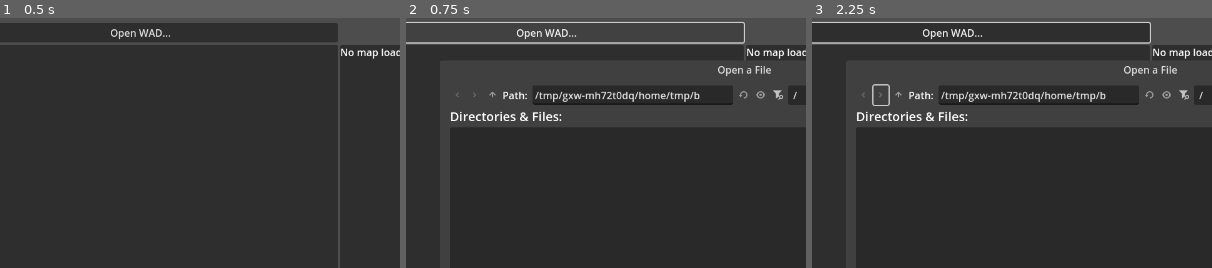
Above: before the commit, frames 1-3 (left to right).
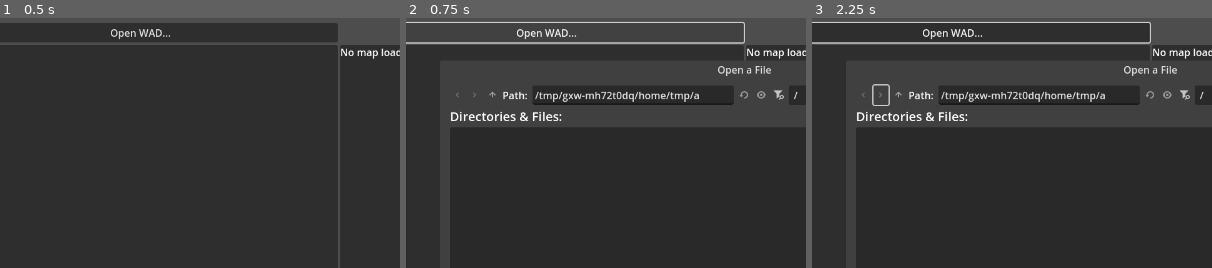
Above: after the commit, the same moments.

Repository: TehRealSalt/sentinel-smith
Game: Godot game, scene res://wad_viewer.tscn
Two runs of this game, one before a commit and one after it. Both use one fixed random seed, a clock stepped at 60 frames per second and the inputs below.
Inputs (mouse positions are % of the whole screen's width and height, from its top left):
- Up to frame 1 (0.5 s): no input
- Up to frame 2 (0.75 s): click "Open WAD..." at 0.5 s
- Up to frame 3 (2.25 s): click (36, 79) at 1.27 s; type "12" at 1.35 s; click (16, 15) at 2 s
The pictures show only the part of the screen within x 8-58%, y 0-50%; the shares and areas given below are measured in that part.

Frame 1 is identical in both runs. In frame 2, 0.1% of the frame differs, in the area x 72-98%, y 28-35%; in frame 3, 0.1%.

Commit message:
Direct access for UDMF properties from DoomEntity
For example, `thing.udmf_ambush` lets you get/set the value of
`thing._state.get(&"ambush")` OR thing._state_user.get(&"ambush")`,
with much less boilerplate.

Diff:
--- a/project/map.gd
+++ b/project/map.gd
@@ -11,6 +11,11 @@
 
 ## This map format's namespace.
 var engine_namespace: StringName = &"doom"
+
+
+## Map format version. For Ring Racers' UDMF,
+## should remain 0 for other ports.
+var format_version: int = 0
 
 
 ## The list of [DoomVertex] associated with this map.
--- a/project/map_entity.gd
+++ b/project/map_entity.gd
@@ -1,5 +1,5 @@
 class_name DoomEntity
-extends Node
+extends RefCounted
 ## A UDMF map "entity". This is the base type that all map data inherits from.
 
 ## The [DoomMap] that we belong to.
@@ -16,8 +16,12 @@
 		default = p_def
 
 
-## Container for all fields.
-var _raw_fields: Dictionary[StringName, Variant] = {}
+## Container for this entity's UDMF state.
+var _state: Dictionary[StringName, Variant] = {}
+
+
+## Container for this entity's user / under-specified state.
+var _state_user: Dictionary[StringName, Variant] = {}
 
 
 ## Returns the name that this entity goes by in the UDMF spec.
@@ -38,6 +42,73 @@
 	return map.entity_type_to_array[get_script()].find(self)
 
 
+func _get_property_list() -> Array[Dictionary]:
+	var ret: Array[Dictionary] = []
+
+	var fields := _entity_fields()
+	for key: StringName in fields.keys():
+		var prop: Dictionary = {}
+		prop.name = ("UDMF/udmf_%s" % key)
+
+		var type: Variant = fields[key].type
+		if type is Object:
+			prop.type = TYPE_OBJECT
+			var obj: Object = type_convert(type, TYPE_OBJECT)
+			var script: Script = obj.get_script()
+			prop.class_name = script.get_global_name()
+		else:
+			prop.type = type
+
+	for key: StringName in _state_user.keys():
+		assert(not (key in _state))
+
+		var prop: Dictionary = {}
+		prop.name = ("UDMF user/udmf_%s" % key)
+		prop.type = typeof(_state_user)
+
+	return ret
+
+
+func _get(id: StringName) -> Variant:
+	if id.begins_with("udmf_"):
+		id = id.trim_prefix("udmf_")
+
+		if _state.has(id):
+			return _state[id]
+
+		return _state_user.get(id)
+
+	return null
+
+
+func _set(id: StringName, value: Variant) -> bool:
+	print(id)
+	if id.begins_with("udmf_"):
+		id = id.trim_prefix("udmf_")
+
+		if _state.has(id):
+			var fields := _entity_fields()
+			var new_type := typeof(value)
+			var defined_type: Variant = fields[id].type
+			if defined_type is Object:
+				var defined_obj: Object = type_convert(defined_type, TYPE_OBJECT)
+				if new_type != TYPE_NIL:
+					assert(new_type == TYPE_OBJECT)
+					var obj: Object = type_convert(value, TYPE_OBJECT)
+					var script: Script = obj.get_script()
+					assert(script == (defined_obj as Script))
+			else:
+				assert(new_type == defined_type)
+
+			_state[id] = value
+			return true
+
+		_state_user[id] = value
+		return true
+
+	return false
+
+
 func _to_string() -> String:
 	var fields := _entity_fields()
 	var ret: String = ""
@@ -45,9 +116,9 @@
 	ret += _entity_identifier()
 	ret += "\n{"
 
-	for key: StringName in _raw_fields.keys():
+	for key: StringName in _state.keys():
 		var existing_field := fields[key]
-		var val: Variant = _raw_fields[key]
+		var val: Variant = _state[key]
 
 		if val == null:
 			assert(existing_field.type in map.entity_type_to_array.keys())
@@ -58,12 +129,25 @@
 			var ent := obj as DoomEntity
 			val = ent._entity_index()
 
+		if typeof(val) == TYPE_STRING:
+			val = '"%s"' % val # Give it double quotes
+
 		if (existing_field == null
 		or val != existing_field.default):
 			ret += "\n\t%s = %s;" % [key, val]
 
+	for key: StringName in _state_user.keys():
+		var val: Variant = _state_user[key]
+		if val == null:
+			continue
+		assert(not (val is Object))
+
+		if typeof(val) == TYPE_STRING:
+			val = '"%s"' % val # Give it double quotes
+
+		ret += "\n\t%s = %s;" % [key, val]
+
 	ret += "\n}"
-
 	return ret
 
 
@@ -100,6 +184,11 @@
 				"[%s]: Expected type %s, got %s" % [id, str(field.type), type_string(typeof(set_val))]
 			)
 
-		_raw_fields[id] = set_val
+		_state[id] = set_val
 
-	# TODO: Load all underspecified fields as untyped
+	# Load all underspecified fields as
+	# untyped user properties
+	for id: StringName in data.keys():
+		if _state.has(id):
+			continue
+		_state_user[id] = data.get(id, null)
